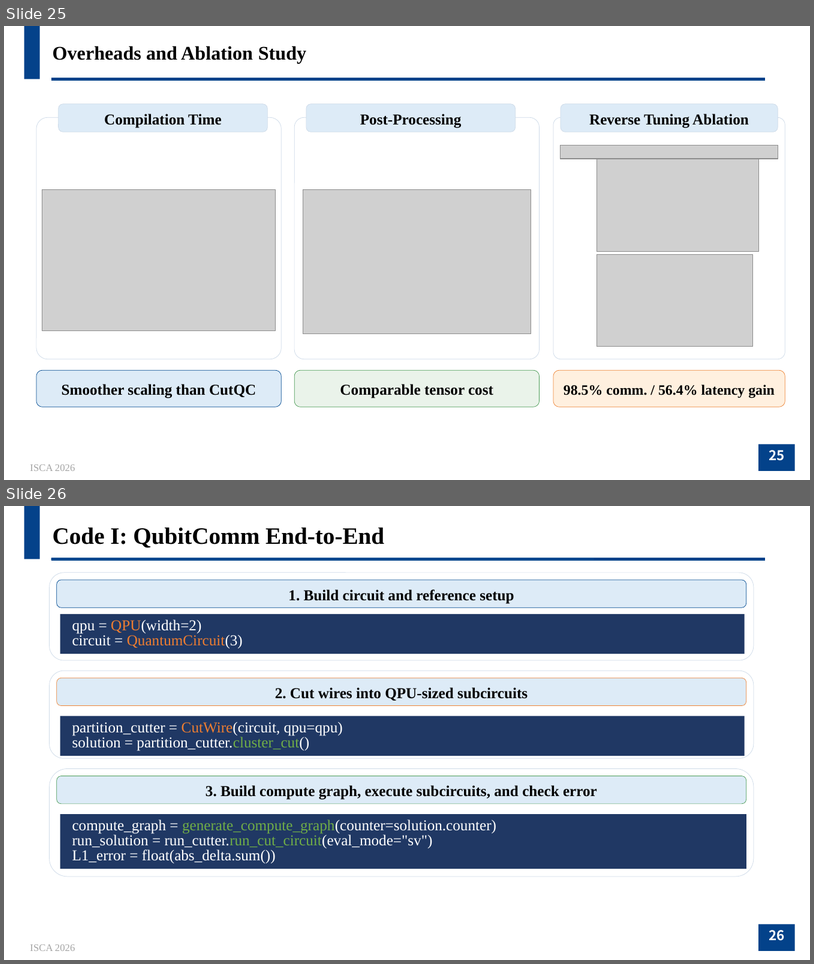
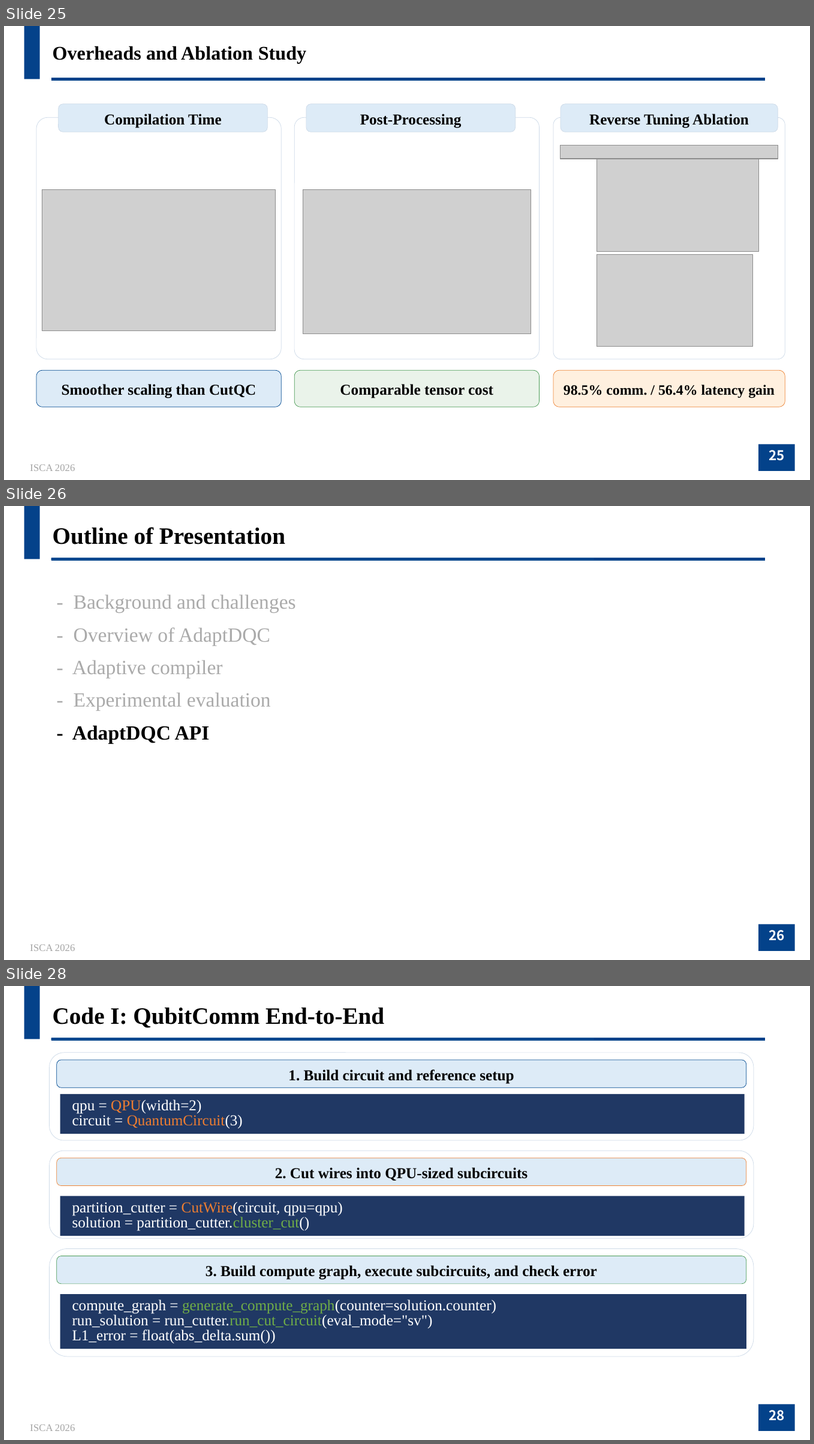
Before and after one commit to JanusQ/Janus4, a slide deck: 3-adaptDQC/pptx/AdaptDQC_tutorial.pptx. Shown one above the other, each under a label of ours: slides 25 and 26 before the commit, slides 25, 26 and 28 after it; the slides between them are not shown. The pictures are 814x964 and 814x1444 pixels, drawn with LibreOffice and Linux fonts; fonts in the diff are those of the drawing; grey boxes stand for pictures; background and template pictures are left out. Boxes give left, top, right and bottom in pixels: in the first picture for what was removed or moved away, otherwise in the second. Text is boxed around its words. In the diff, an @@ line names an element or a change of style, - is before the commit and + after.

```diff
--- a/3-adaptDQC/pptx/AdaptDQC_tutorial.pptx
+++ b/3-adaptDQC/pptx/AdaptDQC_tutorial.pptx
@@ slide 26 added at [4,506,810,960], background #FFFFFF; not listed: 4 template elements that a slide beside it also shows @@
@@ text added at [53,527,285,544], 28 pt, text #000000, bold @@
+Outline of Presentation
@@ rectangle added at [51,558,594,561], fill #004990 @@
@@ text added at [74,595,296,613], 24 pt, text #AAAAAA @@
+- Background and challenges
@@ text added at [74,627,270,645], 24 pt, text #AAAAAA @@
+- Overview of AdaptDQC
@@ text added at [72,660,222,678], 24 pt, text #AAAAAA @@
+- Adaptive compiler
@@ text added at [74,693,271,711], 24 pt, text #AAAAAA @@
+- Experimental evaluation
@@ text added at [72,725,210,743], 24 pt, text #000000, bold @@
+- AdaptDQC API
@@ what was slide 26 is now slide 28 @@
@@ page number at [769,1410,785,1420]: text changed @@
-26
+28
```
Also in this commit, not shown: 2 slides changed, 1 other slide added, 5 other files.
